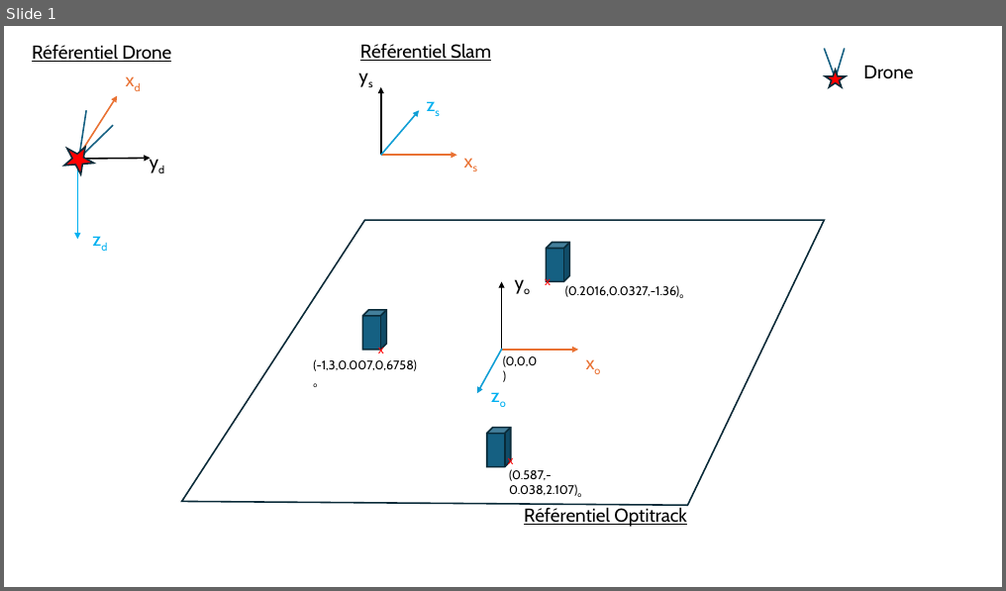
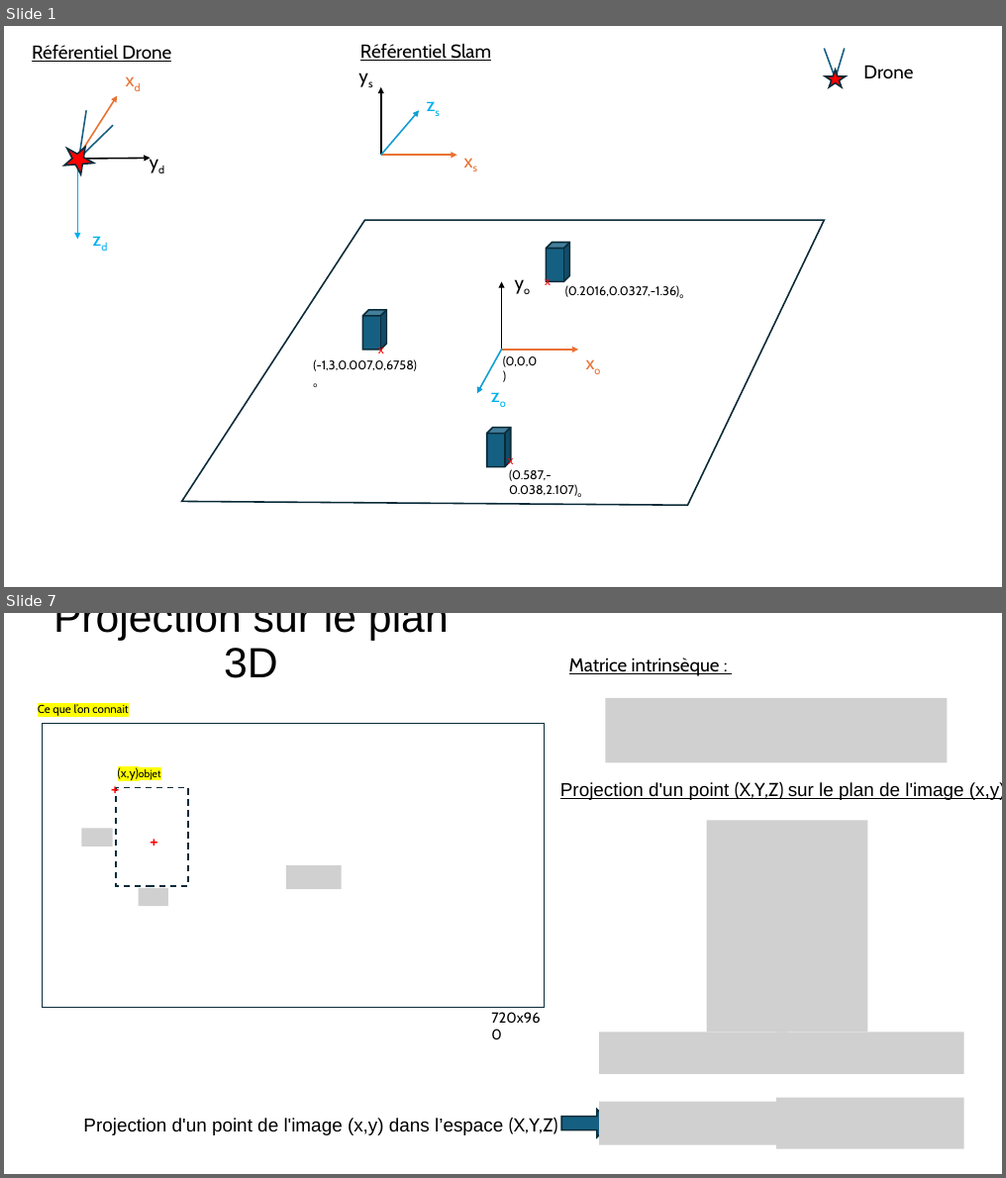
Before and after one commit to DroneSEN/Simulink_Tello_drone, a slide deck: Referentiel_Drone.pptx. Shown one above the other, each under a label of ours: slide 1 before the commit, slides 1 and 7 after it; the slides between them are not shown. The pictures are 1006x591 and 1006x1178 pixels, drawn with LibreOffice and Linux fonts; fonts in the diff are those of the drawing; grey boxes stand for pictures. Boxes give left, top, right and bottom in pixels: in the first picture for what was removed or moved away, otherwise in the second. Text is boxed around its words. In the diff, an @@ line names an element or a change of style, - is before the commit and + after.

```diff
--- a/Referentiel_Drone.pptx
+++ b/Referentiel_Drone.pptx
@@ slide 7 added at (4, 613, 1002, 1174), background #FFFFFF @@
@@ text added at (54, 613, 449, 678), 40.7 pt, text #000000 @@
+Projection sur le plan 3D
@@ text added at (569, 658, 720, 676), 18 pt, text #000000, underline @@
+Matrice intrinsèque :
@@ picture added at (606, 698, 947, 763) @@
@@ text added at (38, 704, 128, 716), 11 pt, text #000000 @@
+Ce que l’on connait
@@ text added at (560, 781, 1002, 800), 18 pt, text #000000, underline @@
+Projection d'un point (X,Y,Z) sur le plan de l'image (x,y) :
@@ picture added at (707, 820, 868, 1032) @@
@@ group added at (43, 724, 545, 1008): 4 texts, 3 pictures, 2 rectangles @@
++
++
+(x,y)objet
++
@@ text added at (484, 1005, 552, 1031), 14 pt, text #000000 @@
+720x960
@@ picture added at (599, 1032, 787, 1075) @@
@@ picture added at (776, 1032, 964, 1075) @@
@@ text added at (83, 1117, 558, 1136), 18 pt, text #000000 @@
+Projection d'un point de l'image (x,y) dans l’espace (X,Y,Z)
@@ right arrow added at (561, 1110, 611, 1138), fill #156082, outline #092A39 1.5 pt @@
@@ picture added at (599, 1102, 787, 1146) @@
@@ picture added at (776, 1098, 964, 1150) @@
@@ slide 1 changed as well @@
@@ text removed at (524, 507, 687, 527) @@
-Référentiel Optitrack
```
Also in this commit, not shown: 8 other slides added, 9 slides removed.
